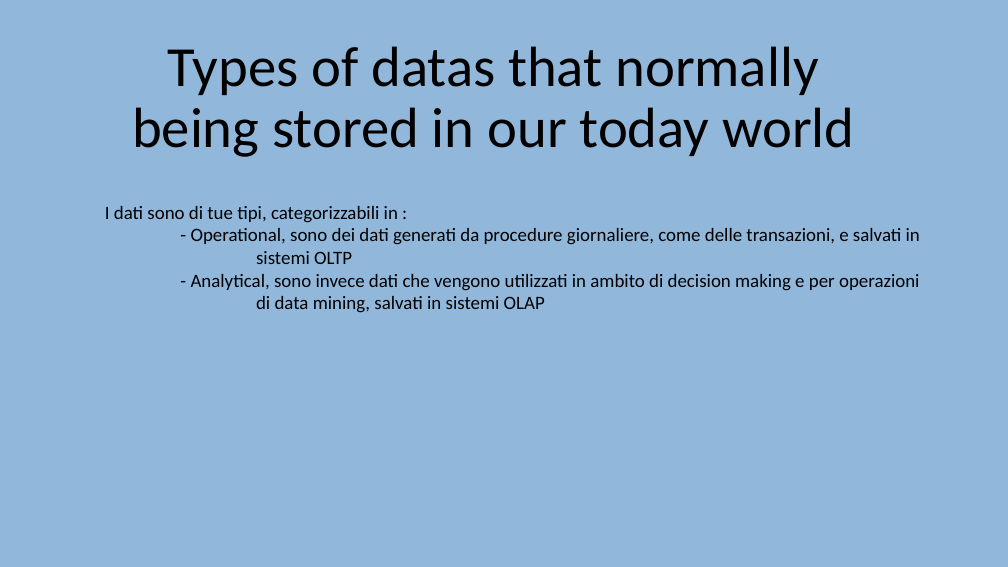
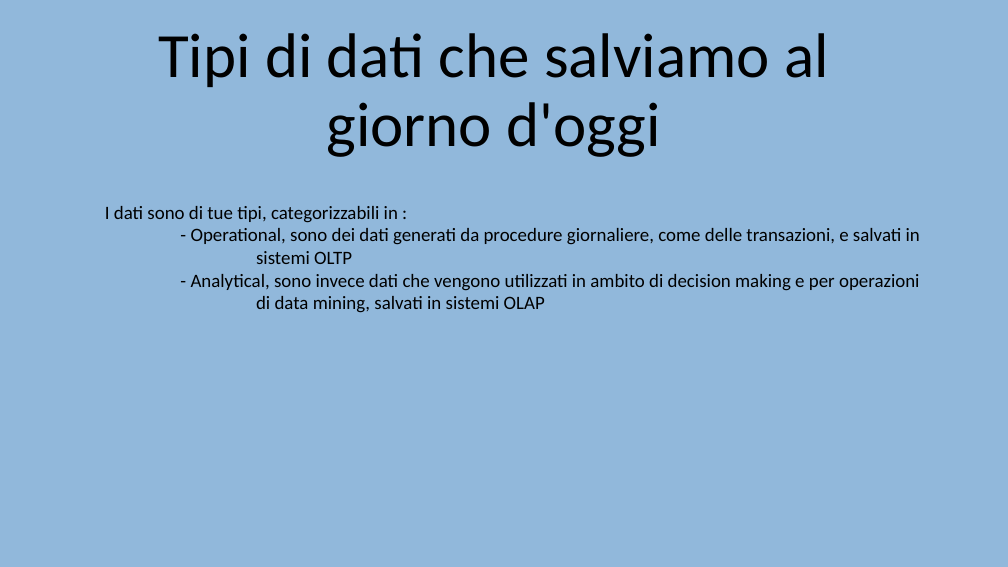
Before and after one commit to EmanueleCitarella/presentationAS, a slide deck: slide 3 of Sql vs NoSql.pptx. Drawn at 1008x567 pixels with LibreOffice and Linux fonts; fonts in the diff are those of the drawing. Boxes give left, top, right and bottom in pixels: in the first picture for what was removed or moved away, otherwise in the second. Text is boxed around its words. In the diff, an @@ line names an element or a change of style, - is before the commit and + after.

```diff
--- a/Sql vs NoSql.pptx
+++ b/Sql vs NoSql.pptx
@@ title at (158,33,829,157): text changed; size 54 to 60 pt @@
-Types of datas that normally being stored in our today world
+Tipi di dati che salviamo al giorno d'oggi
```
Also in this commit, not shown: 22 other slides changed, 1 slide added, 2 slides removed, 1 other file.
